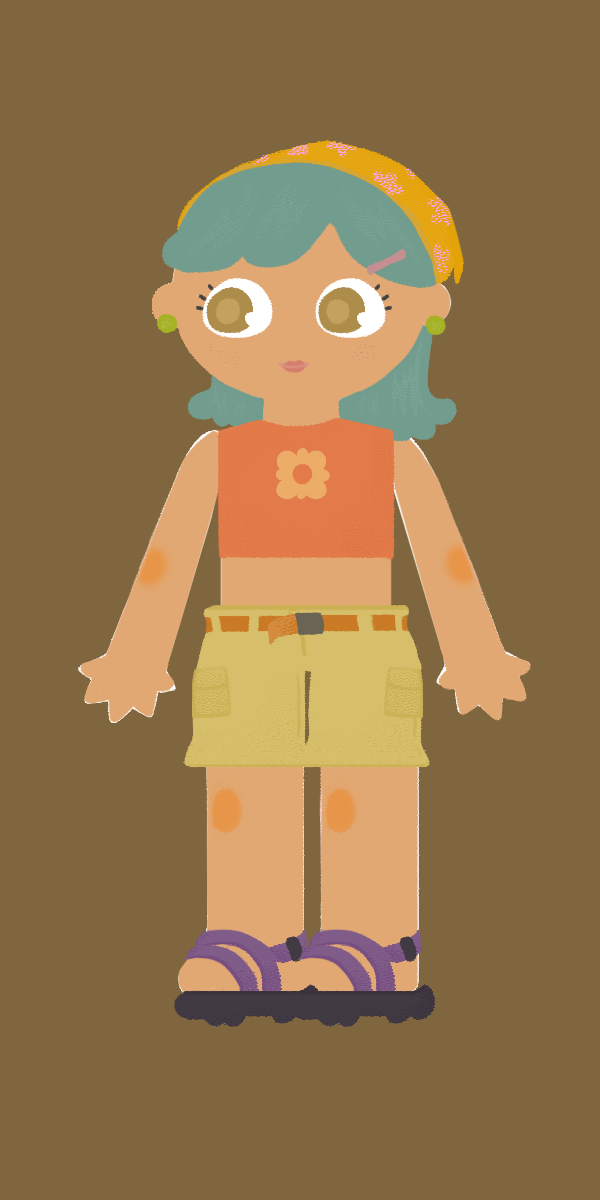
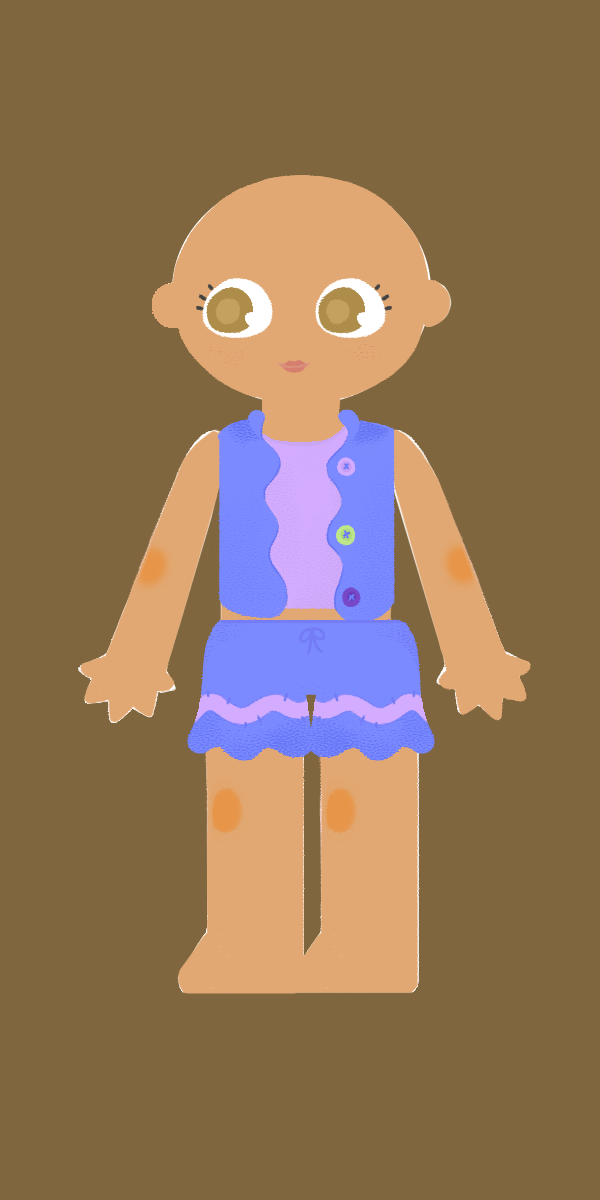
Layer changes from the first 600 × 1200 image to the second:
added group "Pixie Fashion Fits" with 14 layers above "Olllie" over (183, 401, 458, 768)
added layer "Pixiecore_R_Leg_Shorts" in group "Pixie Fashion Fits" over (308, 637, 435, 761)
added layer "Pixiecore_L_Leg_Shorts" in group "Pixie Fashion Fits" over (187, 637, 314, 761)
added layer "Pixiecore_Crotch_Shorts" in group "Pixie Fashion Fits" over (201, 619, 421, 696)
added layer "Pixiecore_Torso_Jacket" in group "Pixie Fashion Fits" over (217, 409, 395, 624)
hid "Hiking_Sandal_R" over (288, 929, 435, 1027)
hid "Hiking_Sandal_L" over (174, 929, 321, 1027)
hid "Cargo_R_Leg" over (299, 645, 430, 768)
hid "Cargo_L_Leg" over (183, 645, 314, 768)
hid "Cargo_Crotch" over (198, 604, 421, 672)
hid "Daisy_Torso" over (191, 418, 395, 760)
hid "Daisy_Hair" over (157, 140, 464, 442)
